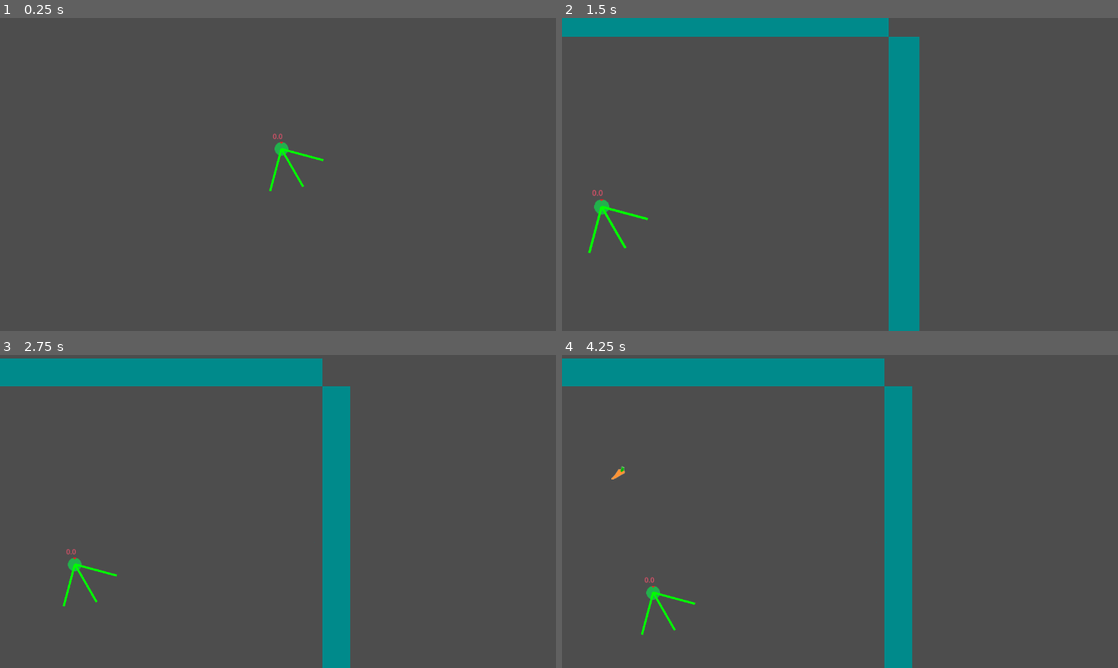
Above: before the commit, frames 1-4 (two rows, left to right).
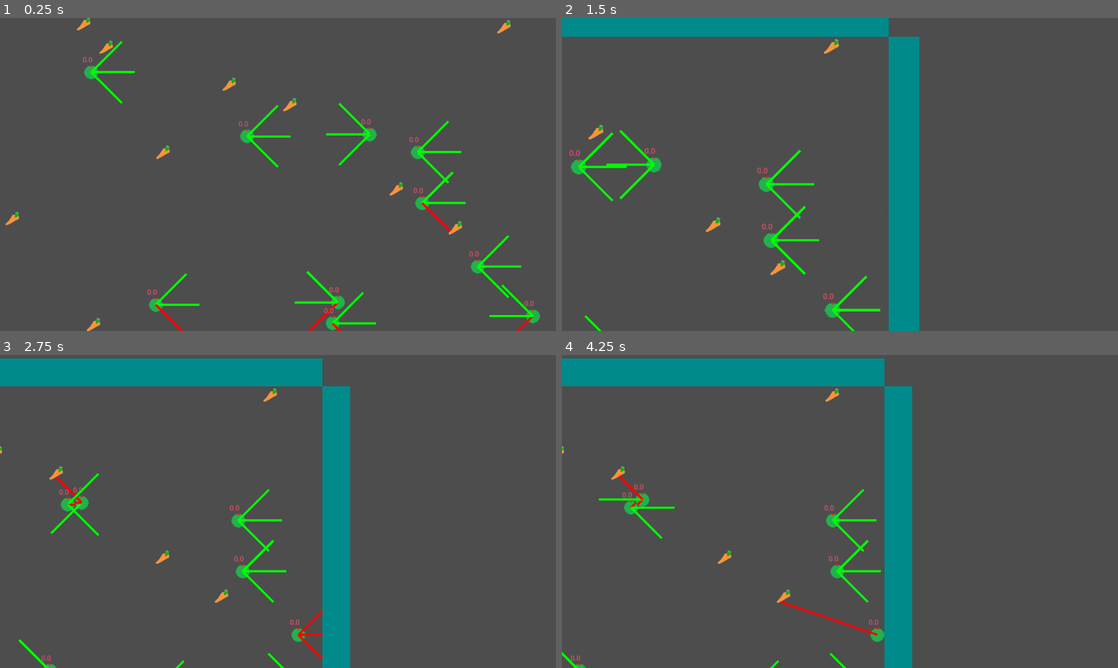
Above: after the commit, the same moments.

Repository: itsLeatch/evoCrusher
Game: Godot game, scene res://Szenes/level.tscn
Two runs of this game, one before a commit and one after it. Both use one fixed random seed, a clock stepped at 60 frames per second and the inputs below.
Inputs (mouse positions are in pixels of both pictures, inside the frame that each line leads up to):
- Up to frame 1 (0.25 s): no input
- Up to frame 2 (1.5 s): tap Enter at 0.5 s; move the mouse to (962, 158) at 0.52 s; press the mouse at (962, 158) at 0.53 s; hold Right 0.53-1.28 s; move the mouse to (728, 190) at 1.27 s; release the mouse at (728, 190) at 1.28 s; hold Down from 1.28 s (still down); tap Mouse wheel up (zoomIn) at 1.35 s
- Up to frame 3 (2.75 s): move the mouse to (333, 442) at 2.02 s; release Down at 2.03 s; hold Right from 2.03 s (still down); tap Mouse wheel down (zoomOut) at 2.1 s
- Up to frame 4 (4.25 s): move the mouse to (812, 574) at 2.77 s; release Right at 2.78 s; hold Up 2.78-3.53 s; tap Alt at 2.85 s; move the mouse to (1006, 558) at 3.52 s; hold Left from 3.53 s (still down); tap Shift at 3.6 s

The runs differ from the first frame. In frame 1, 3.3% of the frame differs, in the area x 1-98%, y 0-100%; in frame 2, 2.1%; in frame 3, 1.8%; in frame 4, 1.7%.
Error after the commit: Out of bounds get index '1' (on base: 'PackedFloat32Array') (res://addons/matrix_calc/float32matrix.gd:48)

Commit message:
insert Sensor data

Diff:
--- a/Bot.tscn
+++ b/Bot.tscn
@@ -29,8 +29,10 @@
 [node name="CollisionShape2D" type="CollisionShape2D" parent="."]
 shape = SubResource("CircleShape2D_sck5o")
 
-[node name="Timer" type="Timer" parent="."]
-wait_time = 6.283
+[node name="timeAlive" type="Timer" parent="."]
+wait_time = 5.0
 autostart = true
 
 [node name="Sensors" type="Node2D" parent="."]
+
+[connection signal="timeout" from="timeAlive" to="." method="_on_time_alive_timeout"]
--- a/Szenes/level.gd
+++ b/Szenes/level.gd
@@ -2,6 +2,7 @@
 
 @export var botCount: int = 10
 @export var borderSize: float = 64
+@export var constantFoodCount: int = 10
 
 var BorderScene: PackedScene = load("res://border.tscn")
 var BotScene: PackedScene = load("res://Bot.tscn")
@@ -29,17 +30,16 @@
 	$Borders.add_child(rightBorder)
 	rightBorder.global_position = Vector2(Global.mapSize.x / 2 + borderSize / 2,0)
 	rightBorder.scale = Vector2(borderSize,Global.mapSize.y)
-	#create bots
-	for i in range(botCount):
-		var bot = BotScene.instantiate()
-		$Bots.add_child(bot)
 
 # Called every frame. 'delta' is the elapsed time since the previous frame.
 func _process(delta: float) -> void:
-	pass
+	#make sure, that bot count is not below 10
+	var botNode : Node2D = $Bots
+	while botNode.get_child_count() < 10:
+		var bot = BotScene.instantiate()
+		botNode.add_child(bot)
 
-
-
-func _on_timer_timeout() -> void:
-	var food = FoodScene.instantiate()
-	$Food.add_child(food)
+	var foodNode = $Food
+	while foodNode.get_child_count() < constantFoodCount:
+		var food = FoodScene.instantiate()
+		$Food.add_child(food)
--- a/Szenes/level.tscn
+++ b/Szenes/level.tscn
@@ -6,7 +6,9 @@
 
 [node name="Level" type="Node2D"]
 script = ExtResource("1_5dmvq")
-botCount = 1
+botCount = null
+borderSize = null
+constantFoodCount = null
 
 [node name="Bots" type="Node2D" parent="."]
 position = Vector2(-580, -297)
@@ -18,8 +20,3 @@
 script = ExtResource("3_rtq64")
 
 [node name="Food" type="Node2D" parent="."]
-
-[node name="Timer" type="Timer" parent="."]
-autostart = true
-
-[connection signal="timeout" from="Timer" to="." method="_on_timer_timeout"]
--- /dev/null
+++ b/border.gd
@@ -0,0 +1,11 @@
+extends StaticBody2D
+class_name Border
+
+# Called when the node enters the scene tree for the first time.
+func _ready() -> void:
+	pass # Replace with function body.
+
+
+# Called every frame. 'delta' is the elapsed time since the previous frame.
+func _process(delta: float) -> void:
+	pass
--- a/border.tscn
+++ b/border.tscn
@@ -1,7 +1,10 @@
-[gd_scene format=3 uid="uid://d2cje8xyqloof"]
+[gd_scene load_steps=2 format=3 uid="uid://d2cje8xyqloof"]
+
+[ext_resource type="Script" uid="uid://vk2b1drhrdck" path="res://border.gd" id="1_ujjr2"]
 
 [node name="Border" type="StaticBody2D"]
 collision_mask = 3
+script = ExtResource("1_ujjr2")
 
 [node name="Polygon2D" type="Polygon2D" parent="."]
 color = Color(4.861206e-06, 0.54377514, 0.54512256, 1)
--- a/bot.gd
+++ b/bot.gd
@@ -1,12 +1,29 @@
 extends CharacterBody2D
+
+class_name Bot
+
+#input for each sensor:
+	#each sensor contains following data
+	# distance
+	# isFood
+	# isOtherBot
+	# isBoarder
+
+const sensorInputCount:int = 4
+#outputData
+# velocityX
+# velocityY
+
+
+const sensorOutputCount: int = 1
 
 @export var speed :float = 300
 @export var sensorLength : float = 100
 @export var sensorCount : int = 3
 @export var sensorArea : float = PI / 2
 
-var weights :Float32Matrix = Float32Matrix.new(Vector2i(2,2))
-var moveDirection :Float32Matrix =  Float32Matrix.new(Vector2i(1,2))
+var weights :Float32Matrix = Float32Matrix.new(Vector2i(sensorInputCount * sensorCount,sensorOutputCount))
+var inputData :Float32Matrix =  Float32Matrix.new(Vector2i(1,sensorInputCount * sensorCount))
 var energy: float = 0
 var sensors: Array = []
 
@@ -15,7 +32,6 @@
 var hitResult;
 
 func _ready() -> void:
-	moveDirection.data = [1,1,1]
 	var randomWeightData = PackedFloat32Array()
 	print(weights.rect())
 	for i in range(weights.x * weights.y):
@@ -31,14 +47,7 @@
 
 # Called every frame. 'delta' is the elapsed time since the previous frame.
 func _process(_delta: float) -> void:
-	var result = weights.mul(moveDirection)
-	var resVelocity = Vector2(result.get_value(Vector2(0,0)), result.get_value((Vector2(0,1))))
-	#normalize
-	resVelocity /= resVelocity.length()
-	#rotation = velocity.angle() + PI /2
-	velocity = resVelocity * speed
-	move_and_slide()
-	$Label.text = str(energy)
+	var sensorData = []
 	#ray cast
 	var space_state = get_world_2d().direct_space_state
 	for i in range(sensors.size()):
@@ -47,7 +56,10 @@
 			angle = -sensorArea / 2+ sensorArea / (sensorCount - 1) * i
 
 		var endPoint = global_position + velocity.rotated(angle) / velocity.length() * sensorLength
+		if is_nan(endPoint.x) || is_nan(endPoint.y):
+			endPoint = Vector2(0,0)
 		var query = PhysicsRayQueryParameters2D.create(global_position, endPoint, collision_mask)
+		query.collide_with_areas = true
 		hitResult = space_state.intersect_ray(query)
 		#if hitResult:
 		var hitVertices: PackedVector2Array;
@@ -56,10 +68,40 @@
 			hitVertices.append(hitResult.position - global_position)
 			sensors[i].default_color = Color.RED
 
+			sensorData.append((hitResult.position - global_position).distance_to(Vector2(0,0)))
+			sensorData.append(hitResult.collider is Food)
+			sensorData.append(hitResult.collider is Bot)
+			sensorData.append(hitResult.collider is Border)
+
+
 		else:
 			hitVertices.append(endPoint - global_position)
 			sensors[i].default_color = Color.GREEN
+			var pos : Vector2 = endPoint - global_position
+			sensorData.append(pos.distance_to(Vector2(0,0)))
+			sensorData.append(0)
+			sensorData.append(0)
+			sensorData.append(0)
+
 		sensors[i].points = hitVertices
+	#get sensor data
+	inputData.data = sensorData
+
+	#foreward pass
+	var result = weights.mul(inputData)
+	var resVelocity = Vector2(result.get_value(Vector2(0,0)), result.get_value((Vector2(0,1))))
+	resVelocity /= resVelocity.length()
+
+	#move
+	velocity = resVelocity * speed
+	move_and_slide()
+	$Label.text = str(energy)
 
 func incrementFood() ->void:
 	energy+=1
+
+
+func _on_time_alive_timeout() -> void:
+	energy-=1
+	if(energy < 0):
+		queue_free()
--- a/food.gd
+++ b/food.gd
@@ -1,4 +1,6 @@
 extends Area2D
+
+class_name Food
 
 var rng = RandomNumberGenerator.new()
 
Not shown, added: border.gd.uid
